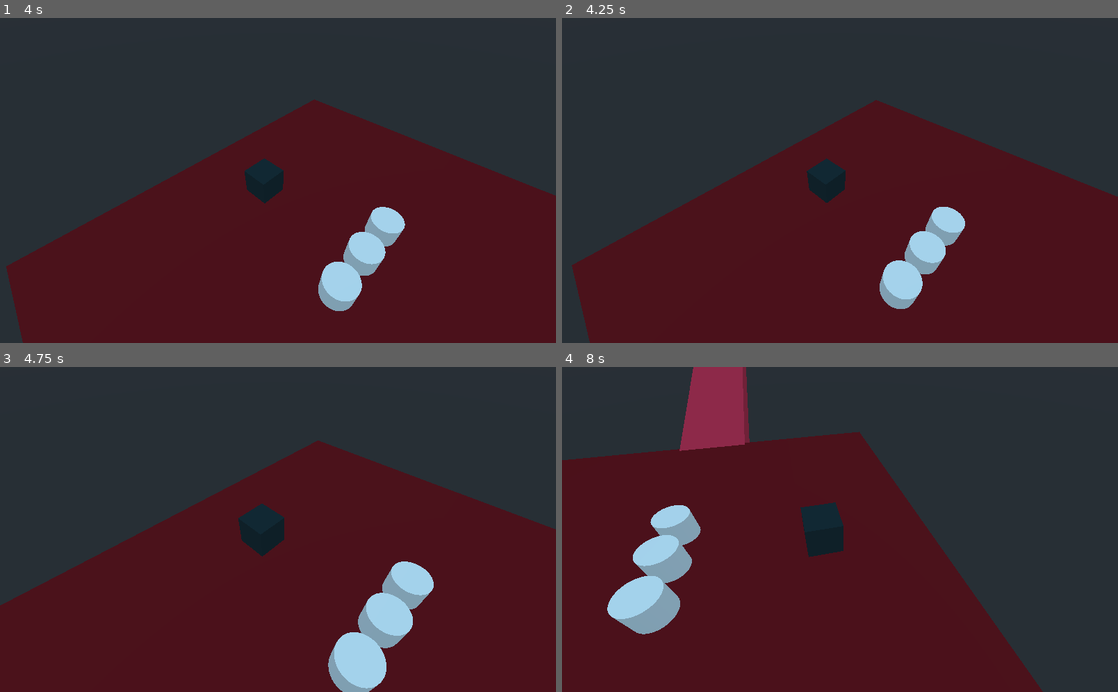
Above: before the commit, frames 1-4 (two rows, left to right).
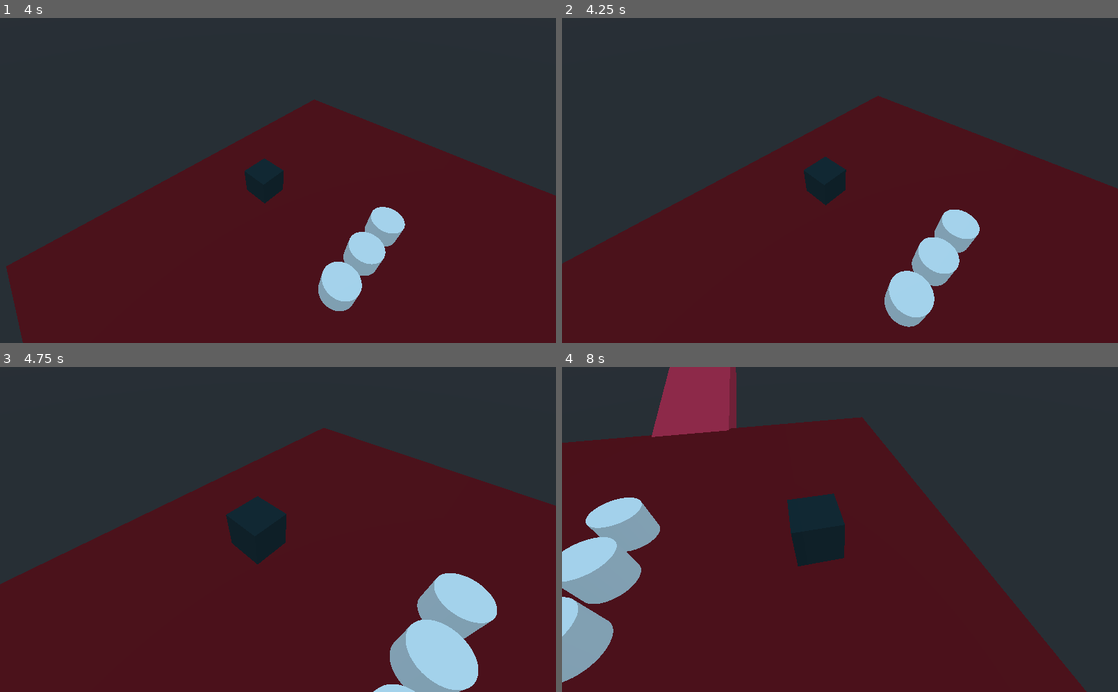
Above: after the commit, the same moments.

Repository: rafaelrpbelo/puko
Game: Godot game, scene res://Main.tscn
The game is run twice, just before and just after one commit, with the same random seed, the same clock (stepped at 60 frames per second) and the same inputs.
Inputs (mouse positions are in pixels of both pictures, inside the frame that each line leads up to):
- Up to frame 1 (4 s): tap Enter at 0.5 s; move the mouse to (400, 164) at 0.52 s; hold Mouse wheel up (camera_zoom_in) 0.53-1.28 s; click (400, 164) at 0.67 s; tap Mouse wheel down (camera_zoom_out) at 0.8, 1.35, 2.3 s; move the mouse to (166, 196) at 1.27 s; click (166, 196) at 1.42 s; tap Mouse wheel up (camera_zoom_in) at 1.55, 2.85 s; move the mouse to (333, 109) at 2.02 s; hold Middle mouse button (camera_rotate) 2.03-2.78 s; click (333, 109) at 2.17 s; move the mouse to (250, 245) at 2.77 s; click (250, 245) at 2.92 s; move the mouse to (444, 229) at 3.52 s; hold Mouse wheel down (camera_zoom_out) from 3.53 s (still down); click (444, 229) at 3.67 s
- Up to frame 2 (4.25 s): keep holding Mouse wheel down (camera_zoom_out); tap Z (camera_reset_zoom, bound only after the commit) at 4.15 s
- Up to frame 3 (4.75 s): move the mouse to (111, 480) at 4.27 s; release Mouse wheel down (camera_zoom_out) at 4.28 s; right-click (111, 480) at 4.35 s; click (111, 480) at 4.42 s; tap Mouse wheel up (camera_zoom_in) at 4.55 s
- Up to frame 4 (8 s): move the mouse to (867, 529) at 5.02 s; hold Mouse wheel up (camera_zoom_in) 5.03-5.78 s; click (867, 529) at 5.17 s; tap Mouse wheel down (camera_zoom_out) at 5.3, 5.85, 6.8 s; move the mouse to (756, 448) at 5.77 s; click (756, 448) at 5.92 s; tap Mouse wheel up (camera_zoom_in) at 6.05, 7.35 s; move the mouse to (962, 513) at 6.52 s; hold Middle mouse button (camera_rotate) 6.53-7.28 s; click (962, 513) at 6.67 s; move the mouse to (728, 545) at 7.27 s; click (728, 545) at 7.42 s

Frame 1 is identical in both runs. In frame 2, 4.9% of the frame differs, in the area x 0-100%, y 23-100%; in frame 3, 14%; in frame 4, 18%, in the area x 0-95%, y 0-100%.

Commit message:
Add support to reset zoom

Diff:
--- a/Camera.gd
+++ b/Camera.gd
@@ -10,9 +10,12 @@
 export(float, 0.5, 0.9) var zoom_speed_damp = 0.9
 export(float) var min_zoom = -8.0
 export(float) var max_zoom = 8.0
+var reseting_zoom: bool = false
+export(float, 0.01, 1) var zoom_reset_speed = 0.1
 
 # Rotation Settings
 export(float, 0.001, 0.01) var rotation_sensibility = 0.005
+var reseting_rotation = false
 
 export(NodePath) var gimbal_path
 onready var gimbal = get_node(gimbal_path)
@@ -26,8 +29,13 @@
 func _unhandled_input(event: InputEvent) -> void:
 	if event.is_action_pressed("camera_zoom_in"):
 		zoom_direction = -1
+		reseting_zoom = false
 	elif event.is_action_pressed("camera_zoom_out"):
 		zoom_direction = 1
+		reseting_zoom = false
+
+	if event.is_action_pressed("camera_reset_zoom"):
+		reseting_zoom = true
 
 func _input(event: InputEvent) -> void:
 	_bind_movement(event)
@@ -37,20 +45,32 @@
 	if zoom_direction == 0:
 		pass
 
-	var new_zoom = clamp(
-		translation.z + zoom_speed * delta * zoom_direction,
-		min_zoom,
-		max_zoom
-	)
+	var new_zoom: float
 
-	translation.z = new_zoom
+	if reseting_zoom:
+		if abs(translation.z) <= 0.001:
+			reseting_zoom = false
+			zoom_direction = 0
+			pass
 
-	# Stop smoothly
-	zoom_direction *= zoom_speed_damp
+		new_zoom = lerp(translation.z, 0, zoom_reset_speed)
 
-	# Stop once the threshold was reached
-	if abs(zoom_direction) <= ZOOM_STOP_THRESHOLD:
-		zoom_direction = 0
+		translation.z = new_zoom
+	else:
+		new_zoom = clamp(
+			translation.z + zoom_speed * delta * zoom_direction,
+			min_zoom,
+			max_zoom
+		)
+
+		translation.z = new_zoom
+
+		# Stop smoothly
+		zoom_direction *= zoom_speed_damp
+
+		# Stop once the threshold was reached
+		if abs(zoom_direction) <= ZOOM_STOP_THRESHOLD:
+			zoom_direction = 0
 
 func _bind_movement(event: InputEvent) -> void:
 	if event is InputEventMouseButton and Input.is_action_just_pressed("move"):
--- a/project.godot
+++ b/project.godot
@@ -41,6 +41,11 @@
 "events": [ Object(InputEventMouseButton,"resource_local_to_scene":false,"resource_name":"","device":0,"alt":false,"shi …(212 unchanged characters)…
  ]
 }
+camera_reset_zoom={
+"deadzone": 0.5,
+"events": [ Object(InputEventKey,"resource_local_to_scene":false,"resource_name":"","device":0,"alt":false,"shift":false,"control":false,"meta":false,"command":false,"pressed":false,"scancode":90,"unicode":0,"echo":false,"script":null)
+ ]
+}
 
 [rendering]
 
